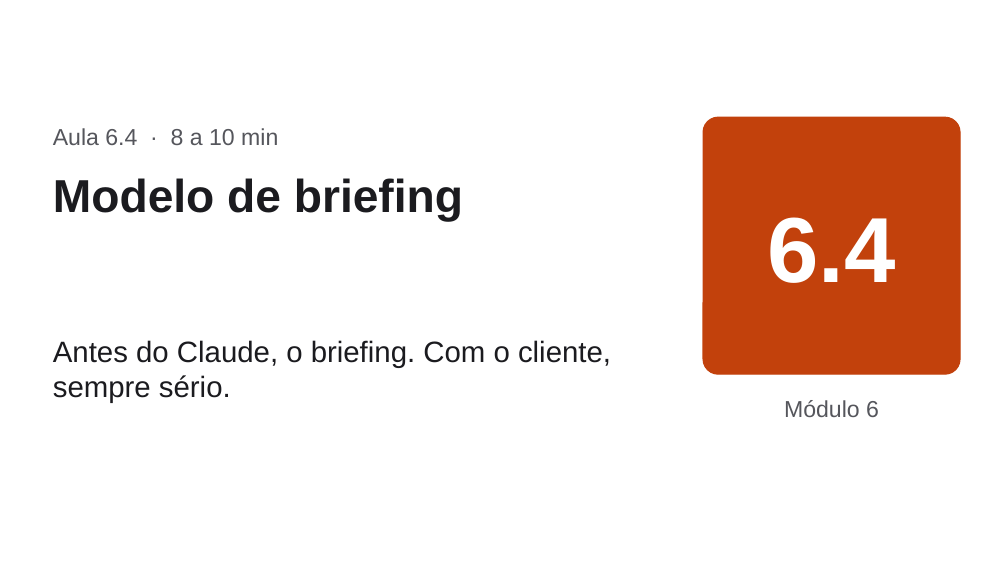
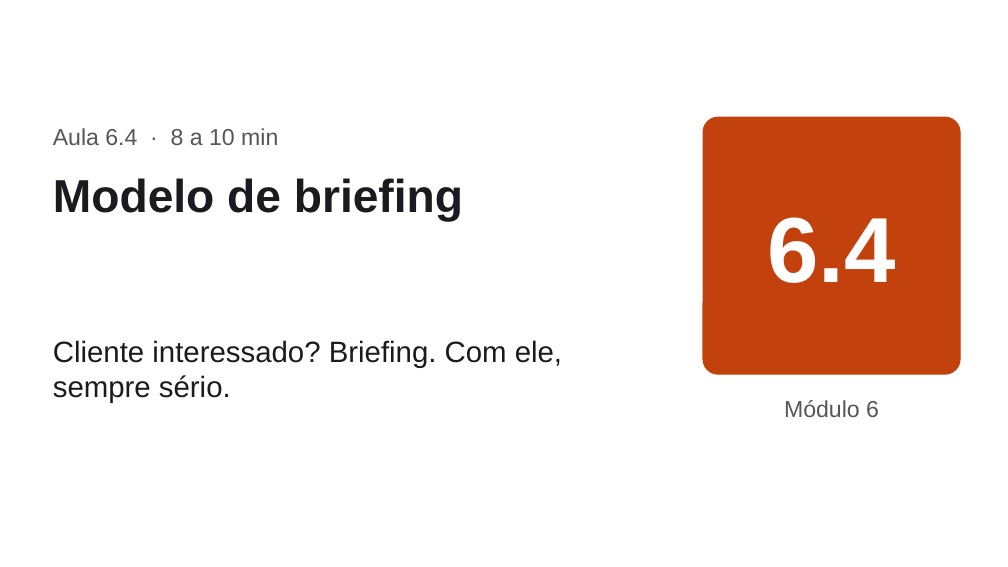
Before and after one commit to WeslleyPaivx/est-tica-facial, a slide deck: slide 20 of curso/slides/modulo-6.pptx (slide 19 before the commit). Drawn at 1008x567 pixels with LibreOffice and Linux fonts; fonts in the diff are those of the drawing. Boxes give left, top, right and bottom in pixels: in the first picture for what was removed or moved away, otherwise in the second. Text is boxed around its words. In the diff, an @@ line names an element or a change of style, - is before the commit and + after.

```diff
--- a/curso/slides/modulo-6.pptx
+++ b/curso/slides/modulo-6.pptx
@@ text at (53, 340, 562, 403): text changed @@
-Antes do Claude, o briefing. Com o cliente, sempre sério.
+Cliente interessado? Briefing. Com ele, sempre sério.
```
Also in this commit, not shown: 8 other slides changed, 1 slide added, 5 other files.
